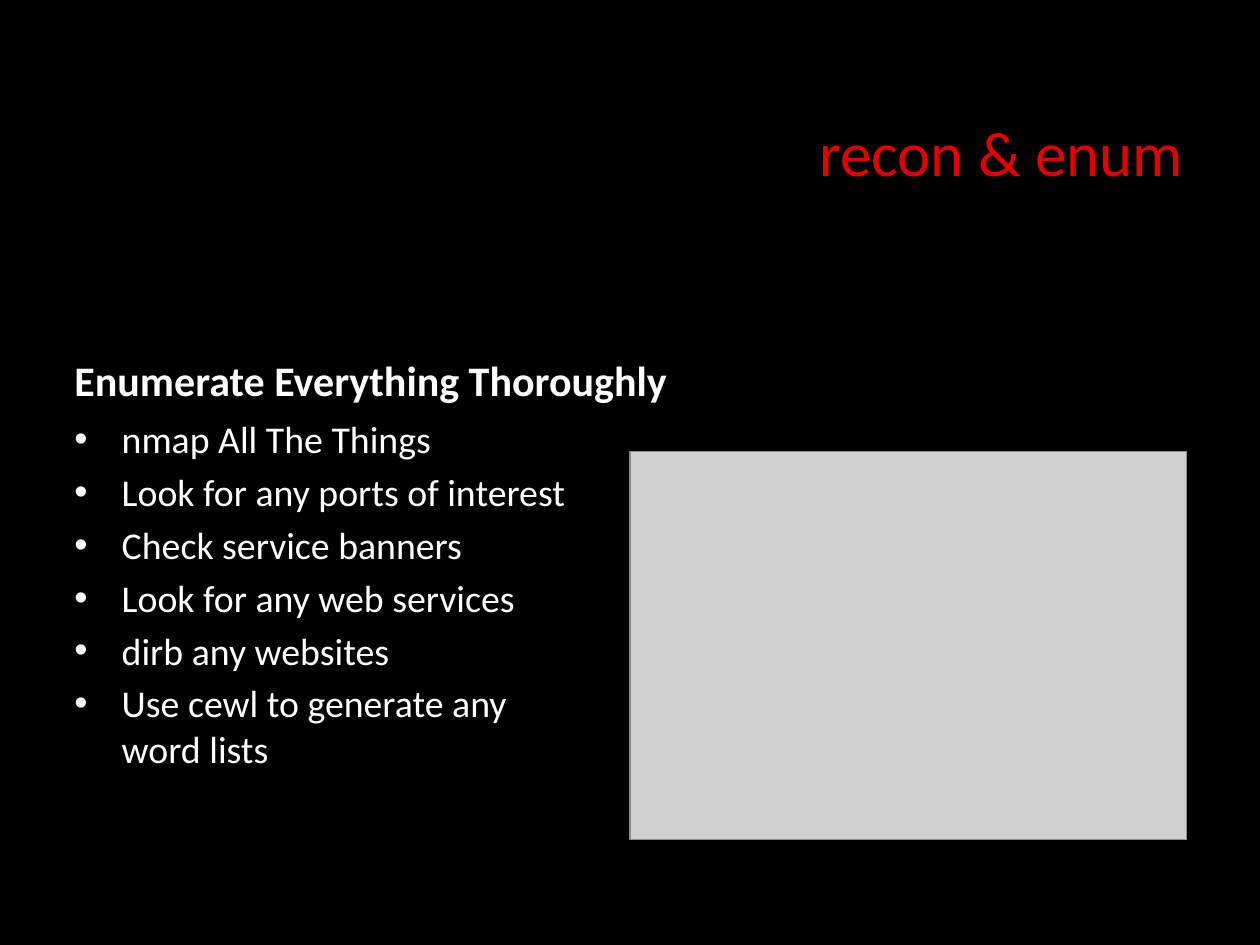
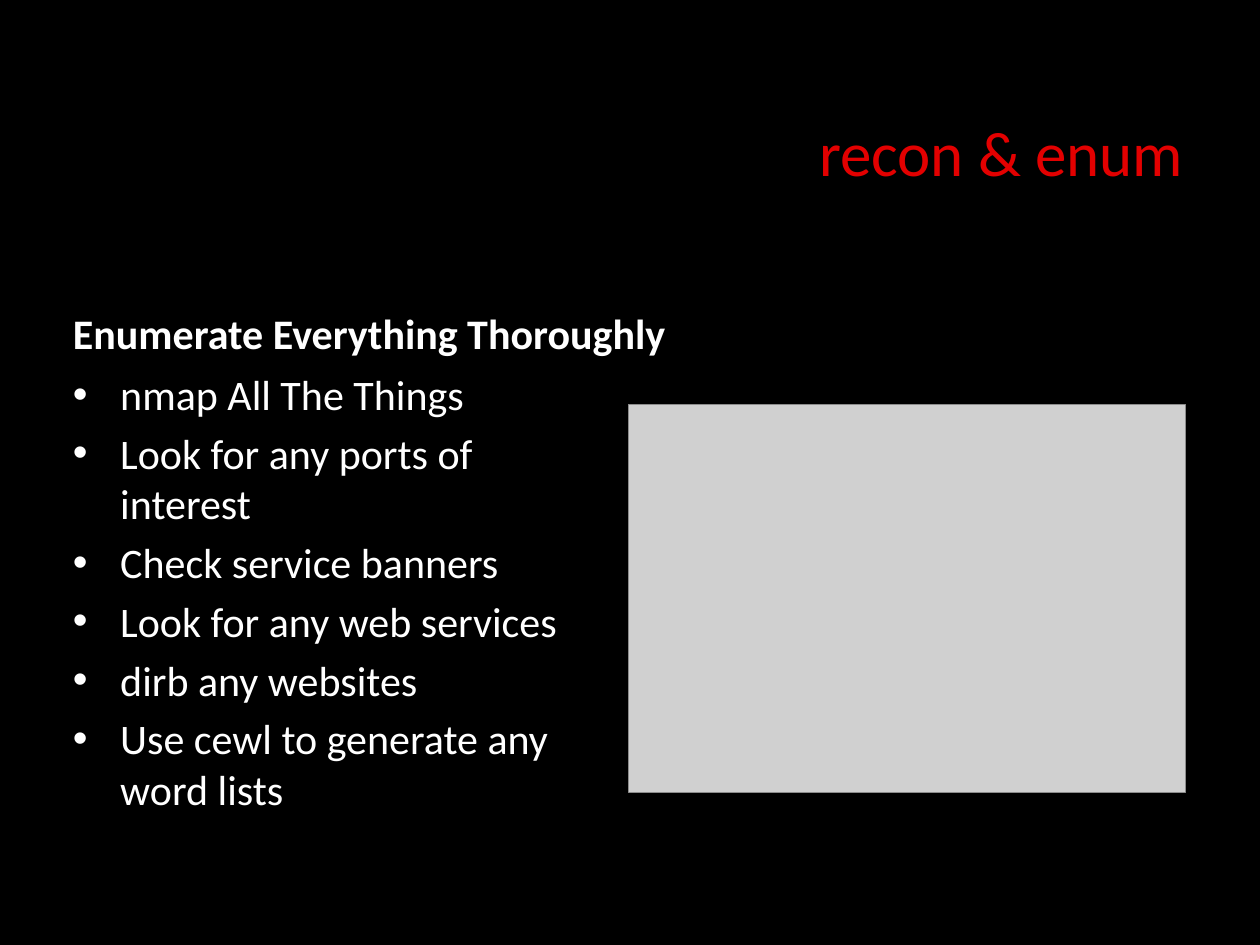
Before and after one commit to dc770/meetings, a slide deck: slide 7 of 0x00d/KnockingOnDC.pptx. Drawn at 1260x945 pixels with LibreOffice and Linux fonts; fonts in the diff are those of the drawing; grey boxes stand for pictures. Boxes give left, top, right and bottom in pixels: in the first picture for what was removed or moved away, otherwise in the second. Text is boxed around its words. In the diff, an @@ line names an element or a change of style, - is before the commit and + after.

```diff
--- a/0x00d/KnockingOnDC.pptx
+++ b/0x00d/KnockingOnDC.pptx
@@ 2 texts, 1 picture moved together from (x1=74, y1=366, x2=1187, y2=839) to (x1=73, y1=319, x2=1186, y2=806) @@
@@ text "nmap All The Things" at (x1=120, y1=380, x2=557, y2=806): size 21.6 to 24 pt @@
```
Also in this commit, not shown: 9 other slides changed, 8 slides added, 9 slides removed.
